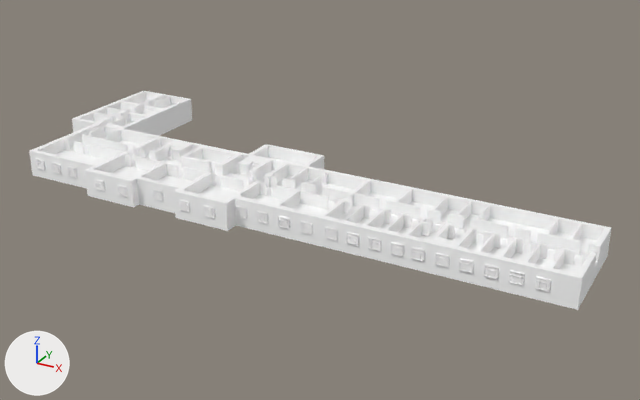
An edit to the glTF model models/meshes/floor_4_left.glb, drawn before and after from the same camera.
One viewpoint serves both versions: a camera (50 mm lens) standing at (64.4, -112.3, 55.6) and looking at (1.7, 1.7, -1.3). Lighting does not change. The marker at lower left points along +X, +Y and +Z. The older version comes first. Where no turn or scale is listed for an object, it has been applied to the vertices. Vertices at exactly the same position are counted once.

Names of what the first picture shows: 'SubMesh_0'.
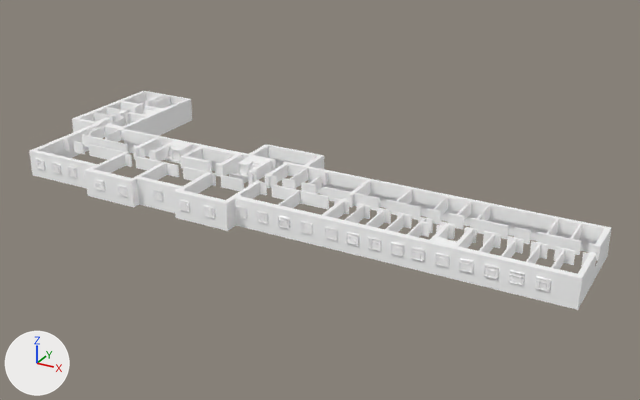
The newer file is also turned or shifted as a whole; pictures and numbers use the older file's frame.

Changed parts and their boxes (x1, y1, x2, y2) in the pictures (640 x 400 px):
part 1 of me_mesh_0_063, cut back: before (55, 102, 598, 274)

Edits to the bpy script that builds the scene:
```text
Change me_mesh_0_063:
    used by ob_submesh_0; location = (0.0, 0.0, 0.0)
    remove me_mesh_0_063.from_pydata(...)  # 2863 vertices, 5210 faces; spans x -49.2..46.7, y -17.4..21.1, z 0.0..4.4
    add me_mesh_0_063.from_pydata(...)  # 2861 vertices, 4772 faces; spans x -49.2..46.7, y -17.4..21.1, z 0.0..4.4
    me_mesh_0_063 part 1
    2 vertices are removed from x -22.7..-9.6, y -3.3, z 2.4
    443 faces are deleted
    5 new faces join them
```
